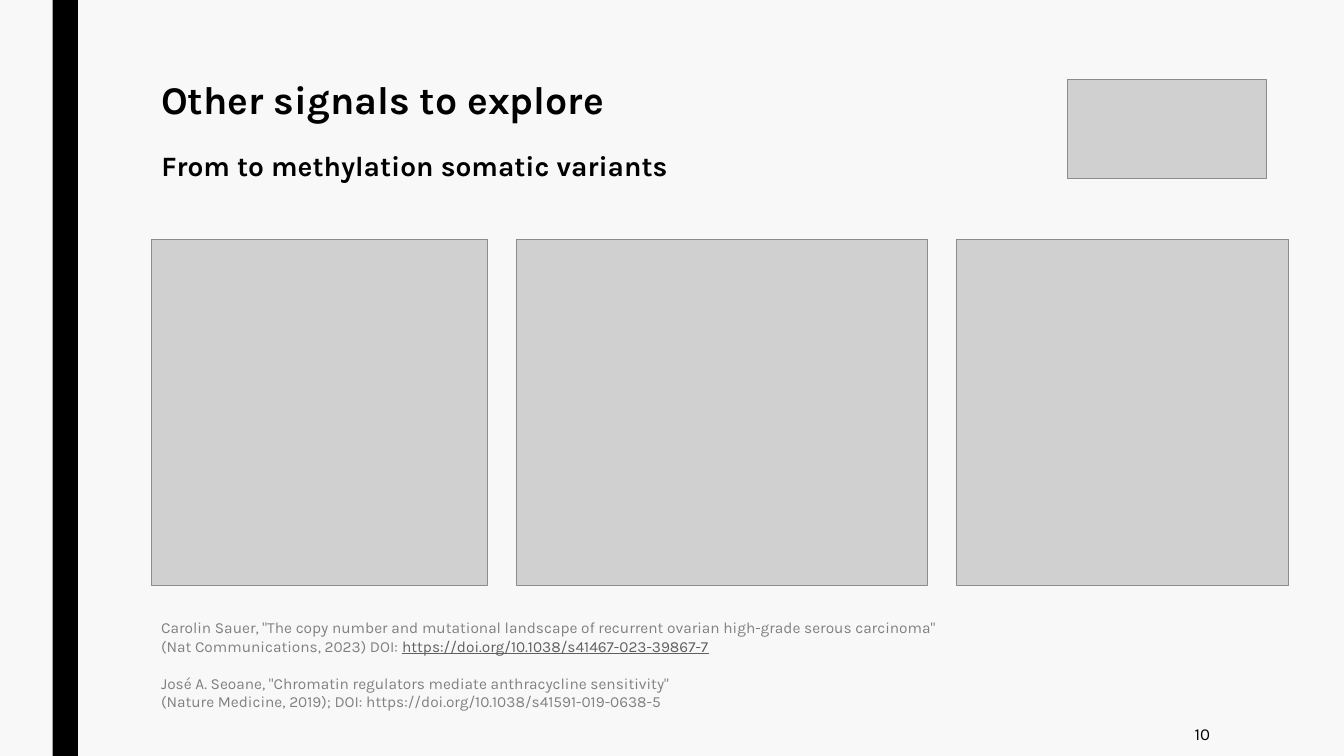
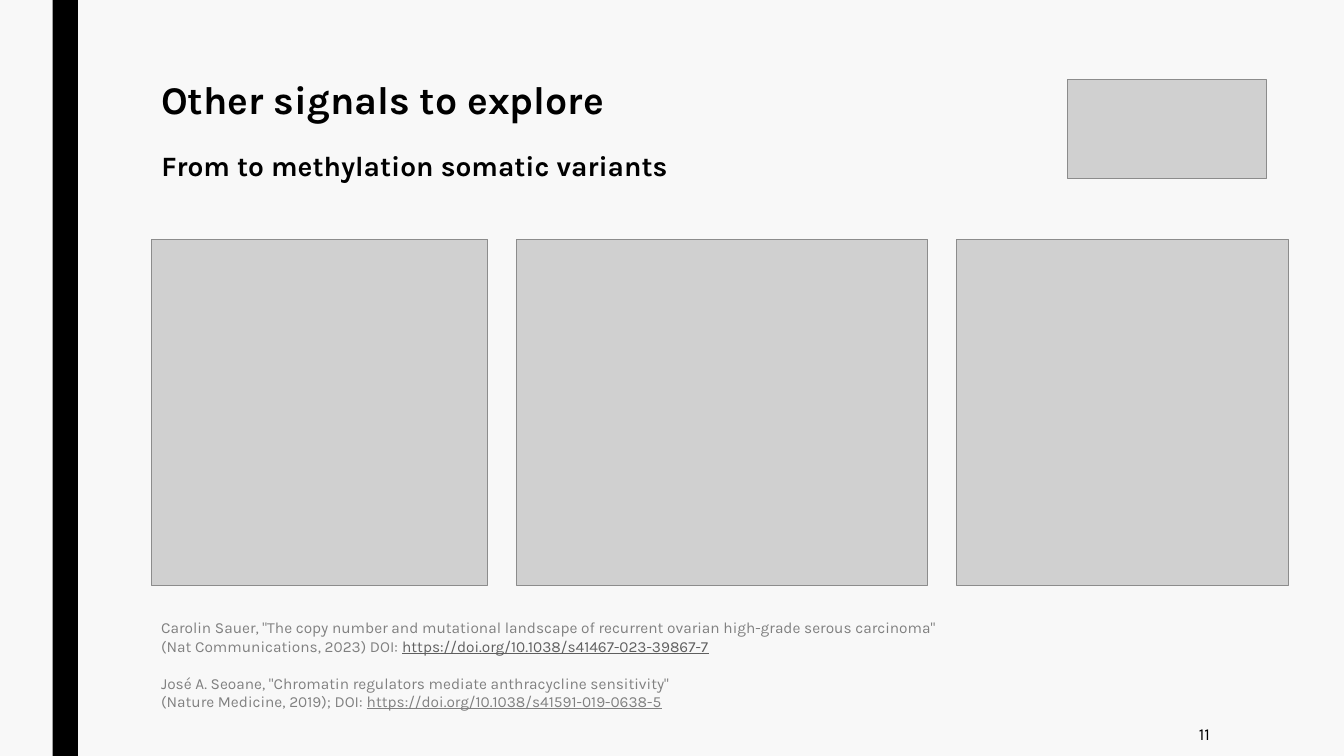
Before and after one commit to jurtasun/presentations, a slide deck: slide 16 of 202609_vhio_symposium/202609_vhio_technical.ppt. Drawn at 1344x756 pixels with LibreOffice and Linux fonts; fonts in the diff are those of the drawing; grey boxes stand for pictures. Boxes give left, top, right and bottom in pixels: in the first picture for what was removed or moved away, otherwise in the second. Text is boxed around its words. In the diff, an @@ line names an element or a change of style, - is before the commit and + after.

```diff
--- a/202609_vhio_symposium/202609_vhio_technical.ppt
+++ b/202609_vhio_symposium/202609_vhio_technical.ppt
@@ text at (x1=161, y1=696, x2=661, y2=711): underline on in "https://doi.org/10.1038/s41591-019-0638-5" @@
@@ text at (x1=1199, y1=729, x2=1210, y2=740): text changed @@
-10
+11
```
Also in this commit, not shown: 9 other slides changed, 6 other files.
